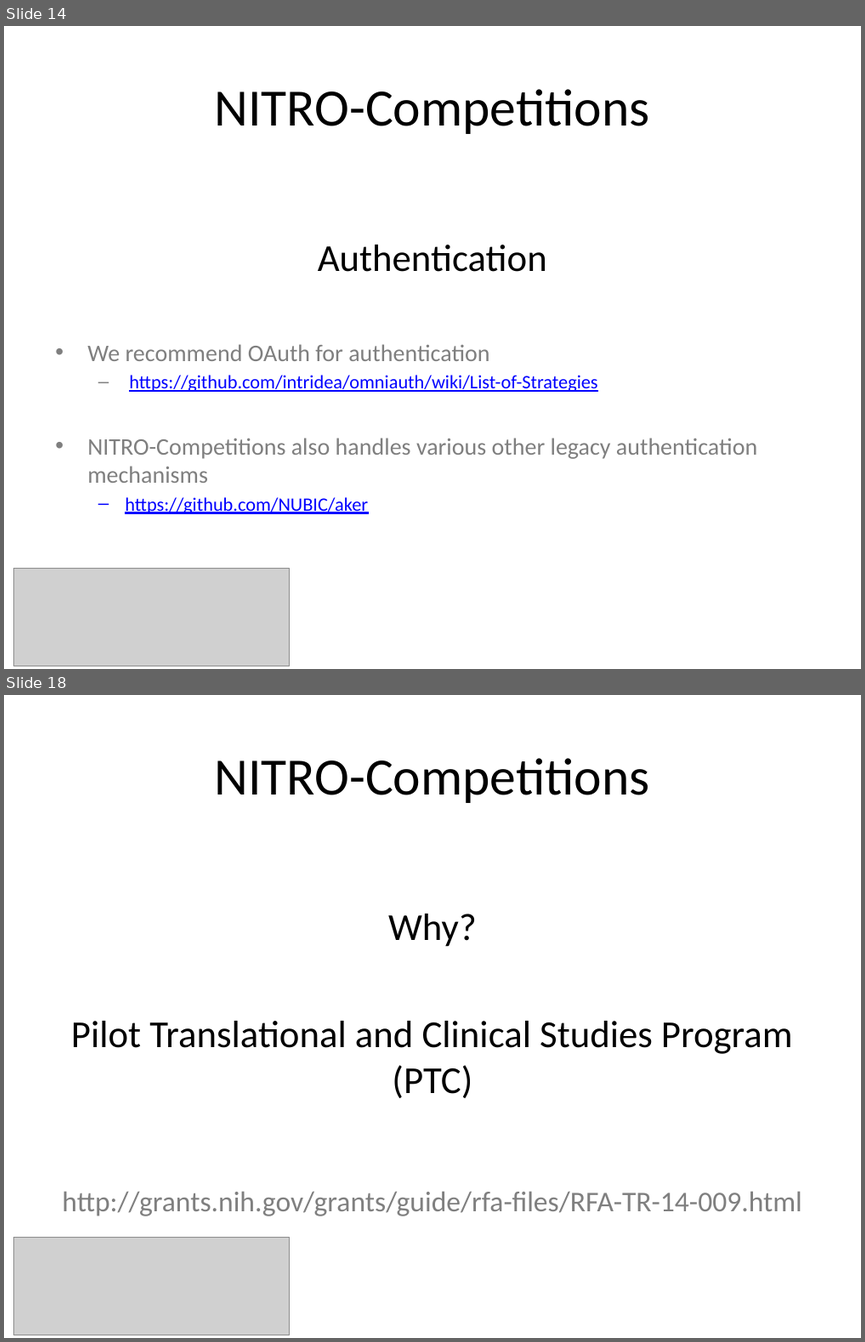
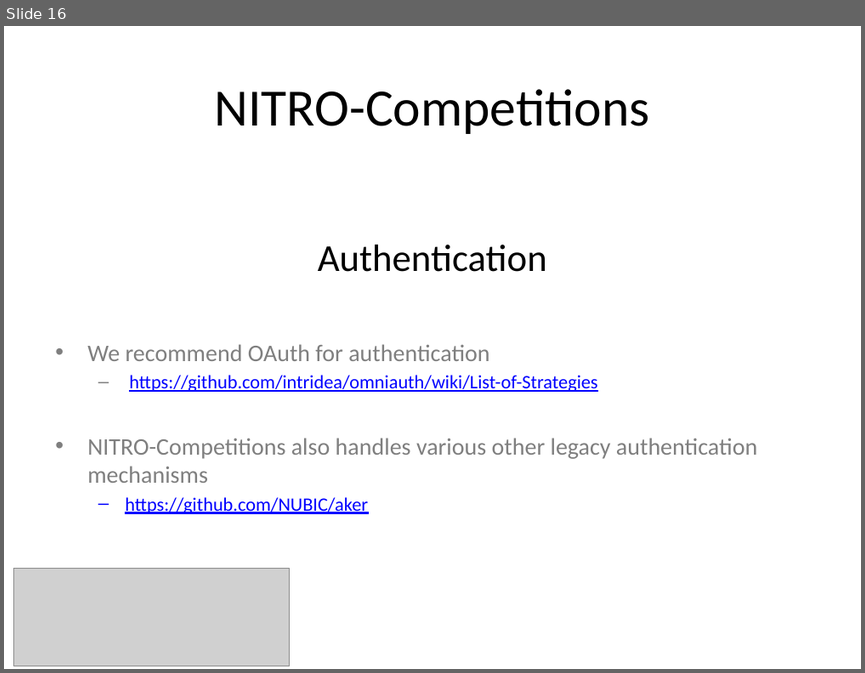
Before and after one commit to NUBIC/nitro-competitions, a slide deck: doc/presentations/20141107_NITRO-Competitions_CTS-AMIA.pptx. Shown one above the other, each under a label of ours: slides 14 and 18 before the commit, slide 16 after it; the slides between them are not shown. The pictures are 865x1342 and 865x673 pixels, drawn with LibreOffice and Linux fonts; fonts in the diff are those of the drawing; grey boxes stand for pictures; background and template pictures are left out. Boxes give left, top, right and bottom in pixels: in the first picture for what was removed or moved away, otherwise in the second. Text is boxed around its words. In the diff, an @@ line names an element or a change of style, - is before the commit and + after.

```diff
--- a/doc/presentations/20141107_NITRO-Competitions_CTS-AMIA.pptx
+++ b/doc/presentations/20141107_NITRO-Competitions_CTS-AMIA.pptx
@@ slide 18 removed at bbox=[4, 695, 861, 1338], background #FFFFFF @@
@@ title removed at bbox=[214, 758, 649, 803] @@
-NITRO-Competitions
@@ text removed at bbox=[71, 913, 793, 1098] @@
-Why?
-Pilot Translational and Clinical Studies Program (PTC)
@@ text removed at bbox=[62, 1191, 801, 1216] @@
-http://grants.nih.gov/grants/guide/rfa-files/RFA-TR-14-009.html
@@ picture removed at bbox=[14, 1237, 290, 1335] @@
@@ what was slide 14 is now slide 16 @@
```
Also in this commit, not shown: 6 slides changed, 2 slides added, 5 other slides removed.
